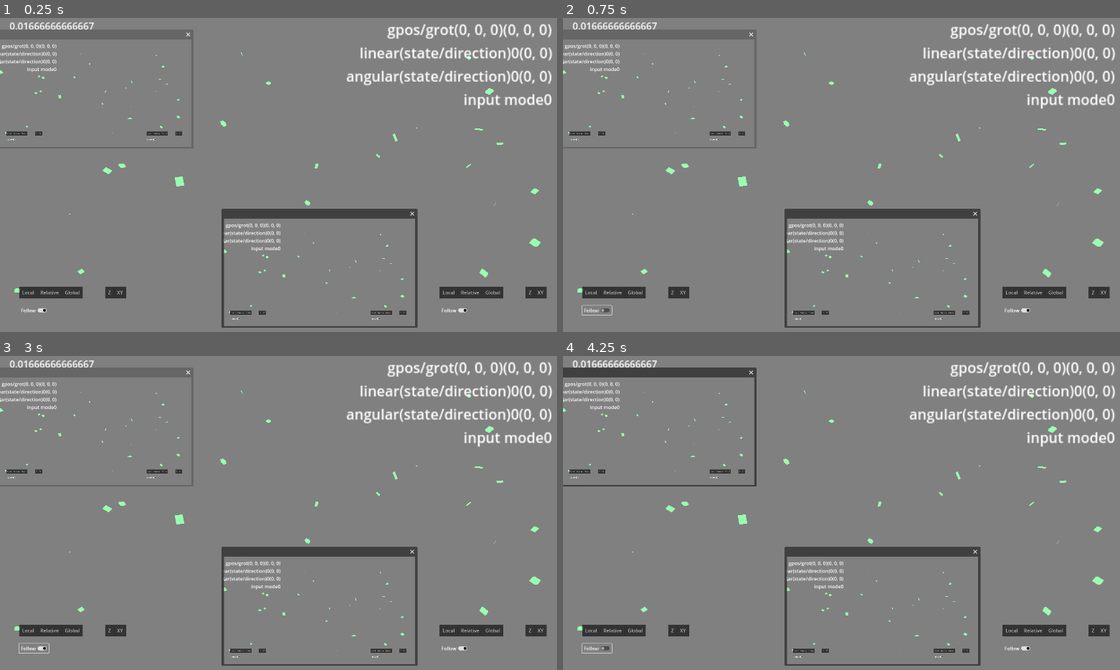
Above: before the commit, frames 1-4 (two rows, left to right).
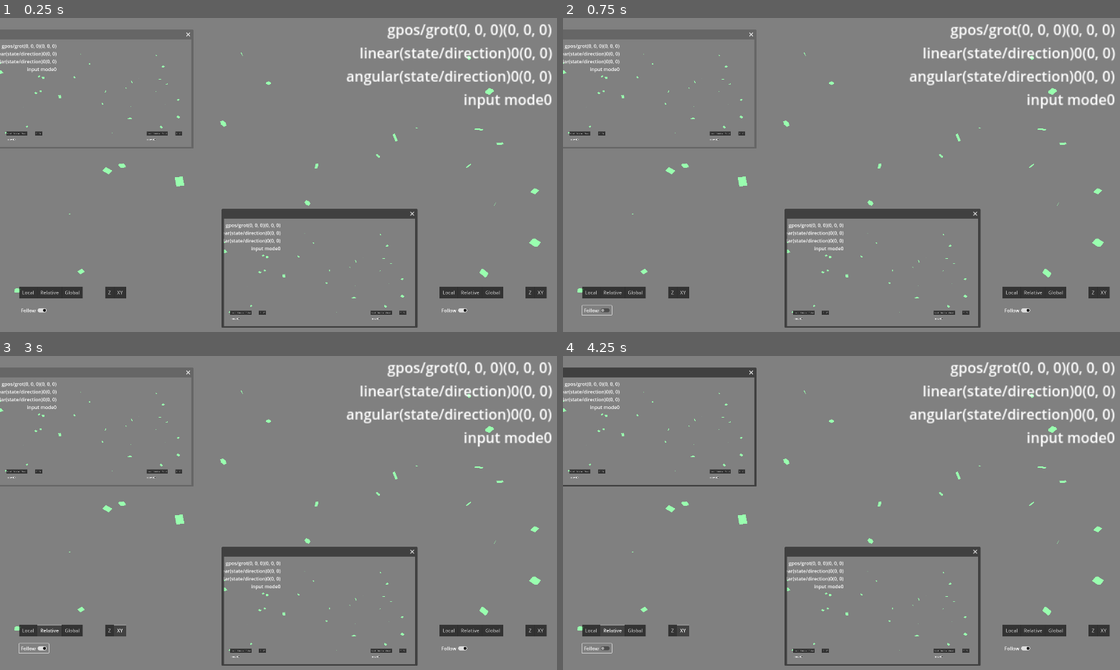
Above: after the commit, the same moments.

Repository: MarshallNekiu/Movement3D-Node
Game: Godot game, scene res://scenes/demo.tscn
Same seed, same stepped clock (60 frames per second), same inputs: the game is played once before the commit and once after it.
Inputs (mouse positions are in pixels of both pictures, inside the frame that each line leads up to):
- Up to frame 1 (0.25 s): no input
- Up to frame 2 (0.75 s): click "Follow" at 0.5 s
- Up to frame 3 (3 s): click "Follow" at 1.25 s; click "Follow" at 2 s; tap Enter at 2.75 s; drag from (77, 575) to (27, 453) at 2.77 s
- Up to frame 4 (4.25 s): tap Space at 3.5 s; drag from (590, 453) to (640, 575) at 3.52 s

The runs differ from the first frame. In frame 1, 0.2% of the frame differs, in the area x 1-17%, y 1-4%; in frame 2, 0.2%; in frame 3, 0.2%, in the area x 1-23%, y 1-89%; in frame 4, 0.2%.
Error after the commit: Parse Error: Preload file "res://scenes/setting.tscn" does not exist. (res://scripts/demo.gd:28)

Commit message:
Add files via upload

Diff:
--- a/scripts/camera.gd
+++ b/scripts/camera.gd
@@ -1,24 +1,56 @@
+class_name FocusCamera3D
 extends Camera3D
 
 enum STATE{SLEEP, LOCAL_Z, LOCAL_XY, RELATIVE_Z, RELATIVE_XY, GLOBAL_Z, GLOBAL_XY}
 
 @export_group("Linear")
-@export var linear_state := STATE.SLEEP
+@export var linear_state := STATE.SLEEP:
+	set(x):
+		linear_state = x
+		if x:
+			$Canvas/Control/Linear/Mode.current_tab = [0, 0, 1, 1, 2, 2][x - 1]
+			$Canvas/Control/Linear/Axis.current_tab = [0, 1, 0, 1, 0, 1][x - 1]
 @export var linear_direction := Vector2.ZERO
 @export var linear_velocity := 5.0
+@export_range(0.0, 1.0)
+var linear_smooth := 0.05
 @export var linear_boost := 1.0
 @export var linear_booster := 0.005
 @export var linear_limit := 250.0
 @export_group("Angular")
-@export var angular_state := STATE.SLEEP
+@export var angular_state := STATE.SLEEP:
+	set(x):
+		angular_state = x
+		if x:
+			$Canvas/Control/Angular/Mode.current_tab = [0, 0, 1, 1, 2, 2][x - 1]
+			$Canvas/Control/Angular/Axis.current_tab = [0, 1, 0, 1, 0, 1][x - 1]
 @export var angular_directiom := Vector2.ZERO
 @export var angular_velocity := 3.0
+@export_range(0.0, 1.0)
+var angular_smooth := 0.01
 @export_category("Relative")
 @export var focus: Node3D
-@export var follow_position := true
-@export var sleep_position := Vector3(3, 2, 10)
-@export var follow_rotation := true
-@export var sleep_rotation := Vector3.ZERO
+@export var follow_position := true:
+	set(x):
+		follow_position = x
+		$Canvas/Control/Linear/Sleep/Auto.set_pressed_no_signal(x)
+@export var sleep_position := Vector3(3, 2, 10):
+	set(x):
+		sleep_position = x
+		$Canvas/Control/Linear/Sleep/X.set_value_no_signal(x.x)
+		$Canvas/Control/Linear/Sleep/Y.set_value_no_signal(x.y)
+		$Canvas/Control/Linear/Sleep/Z.set_value_no_signal(x.z)
+@export var follow_rotation := true:
+	set(x):
+		follow_rotation = x
+		$Canvas/Control/Angular/Sleep/Auto.set_pressed_no_signal(x)
+@export var sleep_rotation := Vector4(0, 1, 0, 0):
+	set(x):
+		sleep_rotation = x
+		$Canvas/Control/Angular/Sleep/X.set_value_no_signal(sleep_rotation.x)
+		$Canvas/Control/Angular/Sleep/Y.set_value_no_signal(sleep_rotation.y)
+		$Canvas/Control/Angular/Sleep/Z.set_value_no_signal(sleep_rotation.z)
+		$Canvas/Control/Angular/Sleep/Angle.set_value_no_signal(sleep_rotation.w)
 
 var canvas_scale := Vector2.ONE
 var gizmo: Node3D:
@@ -70,11 +102,13 @@
 	if is_instance_valid(focus):
 		if follow_position:
 			var target_gp := focus.global_position + sleep_position
-			global_position = global_position.lerp(target_gp, 0.01 * linear_velocity)
+			global_position = global_position.lerp(target_gp, linear_smooth)
 		if follow_rotation:
-			var target_q := Quaternion(focus.global_position.direction_to(focus.global_position + sleep_rotation).normalized(), deg_to_rad(90))
-			quaternion = quaternion.slerp(target_q, 0.01 * angular_velocity)
-		$Marker.look_at(focus.global_position)
+			var a := Vector3(sleep_rotation.x, sleep_rotation.y, sleep_rotation.z)
+			if a:
+				var target_q := Quaternion(a.normalized(), deg_to_rad(sleep_rotation.w))
+				quaternion = quaternion.slerp(target_q, angular_smooth)
+		$Marker/GizmoControl.global_position = global_position + global_position.direction_to(focus.global_position)
 		$Marker/GizmoControl.global_rotation = Vector3.ZERO
 
 	debug([str("gpos/grot", Vector3i(global_position), Vector3i(global_rotation_degrees)),
@@ -102,9 +136,9 @@
 func linear_relative_z(direction: Vector2, delta: float) -> void:
 	if is_instance_valid(focus):
 		global_transform.origin = focus.global_transform.origin +\
-		(global_transform.origin - focus.global_transform.origin).rotated(Vector3.FORWARD, delta * linear_velocity)
+		(global_transform.origin - focus.global_transform.origin).rotated(Vector3.FORWARD, delta * direction.x * linear_velocity)
 		if $Canvas/Control/Angular/Mode.current_tab == 1:
-			global_rotate(Vector3.FORWARD, delta * linear_velocity)
+			global_rotate(Vector3.FORWARD, delta * direction.x * linear_velocity)
 
 
 func linear_relative_xy(direction: Vector2, delta: float) -> void:
@@ -116,7 +150,7 @@
 
 
 func linear_global_z(direction: Vector2, delta: float) -> void:
-	global_translate((Vector3.BACK * direction.y) * delta * linear_velocity * linear_boost)
+	global_translate(Vector3.BACK * direction.y * delta * linear_velocity * linear_boost)
 
 
 func linear_global_xy(direction: Vector2, delta: float) -> void:
@@ -157,10 +191,12 @@
 
 func _on_tree_exiting() -> void:
 	get_viewport().size_changed.disconnect(update_canvas)
+	Menu.camera.erase(self)
 
 
 func _on_tree_entered() -> void:
 	get_viewport().size_changed.connect(update_canvas)
+	Menu.camera.append(self)
 
 
 func _on_linear_auto_toggled(toggled_on: bool) -> void:
@@ -169,3 +205,14 @@
 
 func _on_angular_auto_toggled(toggled_on: bool) -> void:
 	follow_rotation = toggled_on
+
+
+func _on_linear_sleep_value_changed(value: float) -> void:
+	sleep_position = Vector3($Canvas/Control/Linear/Sleep/X.value, $Canvas/Control/Linear/Sleep/Y.value, $Canvas/Control/Linear/Sleep/Z.value)
+
+
+func _on_angular_value_changed(value: float) -> void:
+	sleep_rotation = Vector4(($Canvas/Control/Angular/Sleep/X.value),
+	($Canvas/Control/Angular/Sleep/Y.value),
+	($Canvas/Control/Angular/Sleep/Z.value),
+	($Canvas/Control/Angular/Sleep/Angle.value))
--- a/scripts/demo.gd
+++ b/scripts/demo.gd
@@ -5,8 +5,7 @@
 
 func _ready() -> void:
 	$Camera.gizmo = gizmo
-	$Window/Camera.gizmo = gizmo
-	$Window2/Camera.gizmo = gizmo
+	$SVC/SV/Camera.gizmo = gizmo
 
 
 func _process(delta: float) -> void:
@@ -21,5 +20,9 @@
 func _on_gizmo_mesh_tree_entered() -> void:
 	if is_instance_valid(gizmo):
 		$Camera.focus = gizmo.get_parent()
-		$Window/Camera.focus = gizmo.get_parent()
-		$Window2/Camera.focus = gizmo.get_parent()
+		$SVC/SV/Camera.focus = gizmo.get_parent()
+
+
+func _on_button_pressed() -> void:
+	if not has_node("Menu"):
+		add_child(preload("res://scenes/setting.tscn").instantiate(), true, Node.INTERNAL_MODE_BACK)
--- a/scripts/gizmo_control.gd
+++ b/scripts/gizmo_control.gd
@@ -1,3 +1,4 @@
+class_name GizmoControl
 extends Node3D
 
 enum INPUT_MODE{SLEEP, LINEAR, ANGULAR, LIN_ANG, ANG_LIN}
@@ -94,14 +95,17 @@
 
 
 func angular_x(delta: float):
-	gizmo.get_parent().global_rotate(Vector3(0, 0, -angular_direction.x).normalized(), delta * angular_velocity)
+	if angular_direction.x:
+		gizmo.get_parent().global_rotate(Vector3(0, 0, -angular_direction.x).normalized(), delta * angular_velocity)
 
 
 func angular_y(delta: float):
+	if angular_direction.x:
 		gizmo.get_parent().global_rotate(Vector3(0, angular_direction.x, 0).normalized(), delta * angular_velocity)
 
 
 func angular_z(delta: float):
+	if angular_direction.y:
 		gizmo.get_parent().global_rotate(Vector3(angular_direction.y, 0, 0).normalized(), delta * angular_velocity)
 
 
--- /dev/null
+++ b/scripts/setting.gd
@@ -0,0 +1,117 @@
+class_name Menu
+extends Window
+
+static var camera: Array[Camera3D]
+
+
+func _ready() -> void:
+	update()
+	_on_viewport_selected(0)
+
+
+func update():
+	$Scroll/VBox/FCam3D.clear()
+	for i in camera:
+		$Scroll/VBox/FCam3D.add_item(i.get_path())
+
+
+func _on_window_input(event: InputEvent) -> void:
+	if event is InputEventScreenDrag:
+		$Scroll.scroll_horizontal -= event.relative.x
+		$Scroll.scroll_vertical -= event.relative.y
+
+
+func _on_viewport_selected(index: int) -> void:
+	var cam := camera[index]
+	var gizmo = cam.get_node("Marker/GizmoControl")
+	$Scroll/VBox/Viewport.texture = camera[index].get_viewport().get_texture()
+
+	%CLinear/VBox/HBox/Mode.current_tab = cam.get_node("Canvas/Control/Linear/Mode").current_tab
+	%CLinear/VBox/HBox/Axis.current_tab = cam.get_node("Canvas/Control/Linear/Axis").current_tab
+
+	%CLinear/VBox/Sleep/Auto.set_pressed_no_signal(cam.follow_position)
+	%CLinear/VBox/Sleep/X.set_value_no_signal(cam.sleep_position.x)
+	%CLinear/VBox/Sleep/Y.set_value_no_signal(cam.sleep_position.y)
+	%CLinear/VBox/Sleep/Z.set_value_no_signal(cam.sleep_position.z)
+
+	%CLinear/Velocity/SpinBox.set_value_no_signal(cam.linear_velocity)
+	%CLinear/Smooth/SpinBox.set_value_no_signal(cam.linear_smooth)
+	%CLinear/Booster/SpinBox.set_value_no_signal(cam.linear_booster)
+	%CLinear/Limit/SpinBox.set_value_no_signal(cam.linear_limit)
+
+	%CAngular/VBox/HBox/Mode.current_tab =  cam.get_node("Canvas/Control/Angular/Mode").current_tab
+	%CAngular/VBox/HBox/Axis.current_tab = cam.get_node("Canvas/Control/Angular/Axis").current_tab
+
+	%CAngular/VBox/Sleep/Auto.set_pressed_no_signal(cam.follow_rotation)
+	%CAngular/VBox/Sleep/X.set_value_no_signal(cam.sleep_rotation.x)
+	%CAngular/VBox/Sleep/Y.set_value_no_signal(cam.sleep_rotation.y)
+	%CAngular/VBox/Sleep/Z.set_value_no_signal(cam.sleep_rotation.z)
+
+	%CAngular/Velocity/SpinBox.set_value_no_signal(cam.angular_velocity)
+	%CAngular/Smooth/SpinBox.set_value_no_signal(cam.angular_smooth)
+
+	if is_instance_valid(gizmo):
+		%GLinear/Velocity/SpinBox.set_value_no_signal(gizmo.linear_velocity)
+		%GLinear/DScaler/SpinBox.set_value_no_signal(gizmo.d_scaler)
+		%GLinear/DSLimit/SpinBox.set_value_no_signal(gizmo.d_scale_limit)
+
+		%GAngular/Velocity/SpinBox.set_value_no_signal(gizmo.angular_velocity)
+
+
+func _on_close_requested() -> void:
+	queue_free()
+
+
+func _on_camera_property_changed(value: Variant, property: String) -> void:
+	var cam := camera[$Scroll/VBox/FCam3D.selected]
+	match property:
+		"linear_state":
+			cam.linear_state = 1 + \
+			%CLinear/VBox/HBox/Mode.current_tab * 2 + \
+			%CLinear/VBox/HBox/Axis.current_tab
+			cam.linear_state = 0
+		"follow_position":
+			cam.follow_position = value
+		"sleep_position":
+			cam.sleep_position = Vector3(%CLinear/VBox/Sleep/X.value,
+			%CLinear/VBox/Sleep/Y.value,
+			%CLinear/VBox/Sleep/Z.value)
+		"linear_velocity":
+			cam.linear_velocity = value
+		"linear_smooth":
+			cam.linear_smooth = value
+		"linear_booster":
+			cam.linear_booster = value
+		"linear_limit":
+			cam.linear_limit = value
+		"angular_state":
+			cam.angular_state = 1 + \
+			%CAngular/VBox/HBox/Mode.current_tab *  + \
+			%CAngular/VBox/HBox/Axis.current_tab
+			cam.angular_state = 0
+		"follow_rotation":
+			cam.follow_rotation = value
+		"sleep_rotation":
+			cam.sleep_rotation = Vector4(%CAngular/VBox/Sleep/X.value,
+			%CAngular/VBox/Sleep/Y.value,
+			%CAngular/VBox/Sleep/Z.value,
+			%CAngular/VBox/Sleep/Angle.value)
+		"angular_velocity":
+			cam.angular_velocity = value
+		"angular_smooth":
+			cam.angular_smooth = value
+
+
+func _on_gizmo_property_changed(value: Variant, property: String) -> void:
+	var cam := camera[$Scroll/VBox/FCam3D.selected]
+	var gizmo = cam.get_node("Marker/GizmoControl")
+	if is_instance_valid(gizmo):
+		match property:
+			"linear_velocity":
+				gizmo.linear_velocity = value
+			"d_scaler":
+				gizmo.d_scale_limit = value
+			"ds_limit":
+				gizmo.d_scale_limit = value
+			"agular_velocity":
+				gizmo.angular_velocity = value
